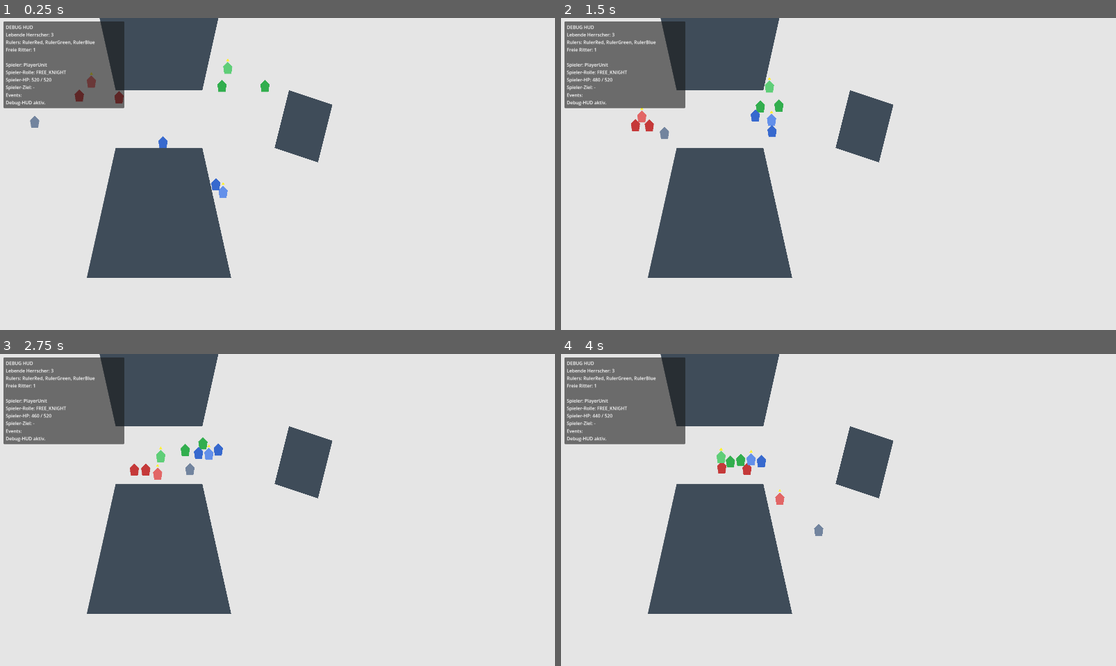
Above: before the commit, frames 1-4 (two rows, left to right).
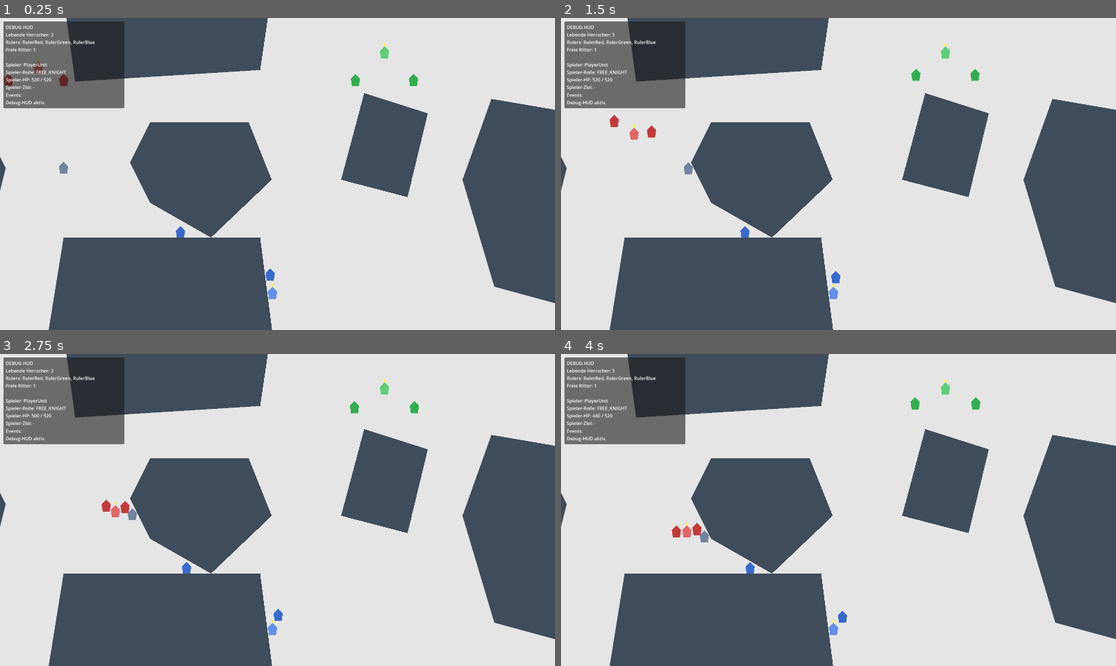
Above: after the commit, the same moments.

Repository: cblab/kingslayer
Game: Godot game, scene res://scenes/Main.tscn
Two runs of this game, one before a commit and one after it. Both use one fixed random seed, a clock stepped at 60 frames per second and the inputs below.
Inputs (mouse positions are in pixels of both pictures, inside the frame that each line leads up to):
- Up to frame 1 (0.25 s): no input
- Up to frame 2 (1.5 s): move the mouse to (960, 158) at 0.52 s; click (960, 158) at 0.67 s; move the mouse to (727, 189) at 1.27 s; click (727, 189) at 1.42 s
- Up to frame 3 (2.75 s): move the mouse to (333, 441) at 2.02 s; click (333, 441) at 2.17 s
- Up to frame 4 (4 s): move the mouse to (810, 572) at 2.77 s; click (810, 572) at 2.92 s; move the mouse to (1005, 556) at 3.52 s; click (1005, 556) at 3.67 s

The runs differ from the first frame. In frame 1, 32% of the frame differs, in the area x 0-100%, y 0-100%; in frame 2, 32%; in frame 3, 32%; in frame 4, 32%.

Commit message:
Expand world whitebox layout and spacing

Diff:
--- a/scenes/World.tscn
+++ b/scenes/World.tscn
@@ -10,16 +10,16 @@
 
 [node name="GroundVisual" type="Polygon2D" parent="Ground"]
 color = Color(0.9, 0.9, 0.9, 1)
-polygon = PackedVector2Array(-1000, -1000, 3000, -1000, 3000, 2000, -1000, 2000)
+polygon = PackedVector2Array(-1400, -1300, 3600, -1300, 3600, 2600, -1400, 2600)
 
 [node name="PlayerUnit" parent="." instance=ExtResource("2_unit_scene")]
-position = Vector2(120, 360)
+position = Vector2(220, 520)
 role = 0
 faction_id = -1
 free_knight_color = Color(0.45, 0.52, 0.62, 1)
 
 [node name="RulerRed" parent="." instance=ExtResource("2_unit_scene")]
-position = Vector2(360, 190)
+position = Vector2(120, 120)
 role = 1
 is_player_controlled = false
 faction_id = 1
@@ -27,7 +27,7 @@
 move_speed = 215.0
 
 [node name="RedGuardA" parent="." instance=ExtResource("2_unit_scene")]
-position = Vector2(300, 260)
+position = Vector2(30, 220)
 role = 2
 is_player_controlled = false
 ruler_path = NodePath("../RulerRed")
@@ -37,7 +37,7 @@
 move_speed = 265.0
 
 [node name="RedGuardB" parent="." instance=ExtResource("2_unit_scene")]
-position = Vector2(435, 245)
+position = Vector2(220, 220)
 role = 2
 is_player_controlled = false
 ruler_path = NodePath("../RulerRed")
@@ -47,7 +47,7 @@
 move_speed = 265.0
 
 [node name="RulerGreen" parent="." instance=ExtResource("2_unit_scene")]
-position = Vector2(840, 160)
+position = Vector2(1330, 120)
 role = 1
 is_player_controlled = false
 faction_id = 2
@@ -55,7 +55,7 @@
 move_speed = 215.0
 
 [node name="GreenGuardA" parent="." instance=ExtResource("2_unit_scene")]
-position = Vector2(770, 240)
+position = Vector2(1230, 220)
 role = 2
 is_player_controlled = false
 ruler_path = NodePath("../RulerGreen")
@@ -65,7 +65,7 @@
 move_speed = 265.0
 
 [node name="GreenGuardB" parent="." instance=ExtResource("2_unit_scene")]
-position = Vector2(915, 240)
+position = Vector2(1430, 220)
 role = 2
 is_player_controlled = false
 ruler_path = NodePath("../RulerGreen")
@@ -75,7 +75,7 @@
 move_speed = 265.0
 
 [node name="RulerBlue" parent="." instance=ExtResource("2_unit_scene")]
-position = Vector2(640, 640)
+position = Vector2(730, 980)
 role = 1
 is_player_controlled = false
 faction_id = 3
@@ -83,7 +83,7 @@
 move_speed = 215.0
 
 [node name="BlueGuardA" parent="." instance=ExtResource("2_unit_scene")]
-position = Vector2(560, 580)
+position = Vector2(620, 900)
 role = 2
 is_player_controlled = false
 ruler_path = NodePath("../RulerBlue")
@@ -93,7 +93,7 @@
 move_speed = 265.0
 
 [node name="BlueGuardB" parent="." instance=ExtResource("2_unit_scene")]
-position = Vector2(720, 580)
+position = Vector2(840, 900)
 role = 2
 is_player_controlled = false
 ruler_path = NodePath("../RulerBlue")
@@ -108,28 +108,55 @@
 
 [node name="Visual" type="Polygon2D" parent="Blockers/BlockerTop"]
 color = Color(0.25, 0.3, 0.35, 1)
-polygon = PackedVector2Array(300, -200, 800, -200, 700, 250, 400, 250)
+polygon = PackedVector2Array(180, -360, 980, -360, 900, 180, 260, 220)
 
 [node name="Collision" type="CollisionPolygon2D" parent="Blockers/BlockerTop"]
-polygon = PackedVector2Array(300, -200, 800, -200, 700, 250, 400, 250)
+polygon = PackedVector2Array(180, -360, 980, -360, 900, 180, 260, 220)
 
 [node name="BlockerBottom" type="StaticBody2D" parent="Blockers"]
 
 [node name="Visual" type="Polygon2D" parent="Blockers/BlockerBottom"]
 color = Color(0.25, 0.3, 0.35, 1)
-polygon = PackedVector2Array(300, 900, 800, 900, 700, 450, 400, 450)
+polygon = PackedVector2Array(120, 1380, 980, 1380, 900, 760, 220, 760)
 
 [node name="Collision" type="CollisionPolygon2D" parent="Blockers/BlockerBottom"]
-polygon = PackedVector2Array(300, 900, 800, 900, 700, 450, 400, 450)
+polygon = PackedVector2Array(120, 1380, 980, 1380, 900, 760, 220, 760)
 
 [node name="BlockerIsland" type="StaticBody2D" parent="Blockers"]
 
 [node name="Visual" type="Polygon2D" parent="Blockers/BlockerIsland"]
 color = Color(0.25, 0.3, 0.35, 1)
-polygon = PackedVector2Array(1000, 250, 1150, 300, 1100, 500, 950, 450)
+polygon = PackedVector2Array(1260, 260, 1480, 330, 1410, 620, 1180, 560)
 
 [node name="Collision" type="CollisionPolygon2D" parent="Blockers/BlockerIsland"]
-polygon = PackedVector2Array(1000, 250, 1150, 300, 1100, 500, 950, 450)
+polygon = PackedVector2Array(1260, 260, 1480, 330, 1410, 620, 1180, 560)
+
+[node name="BlockerWestRidge" type="StaticBody2D" parent="Blockers"]
+
+[node name="Visual" type="Polygon2D" parent="Blockers/BlockerWestRidge"]
+color = Color(0.25, 0.3, 0.35, 1)
+polygon = PackedVector2Array(-420, 300, -120, 240, 20, 520, -70, 880, -360, 820, -520, 560)
+
+[node name="Collision" type="CollisionPolygon2D" parent="Blockers/BlockerWestRidge"]
+polygon = PackedVector2Array(-420, 300, -120, 240, 20, 520, -70, 880, -360, 820, -520, 560)
+
+[node name="BlockerEastRidge" type="StaticBody2D" parent="Blockers"]
+
+[node name="Visual" type="Polygon2D" parent="Blockers/BlockerEastRidge"]
+color = Color(0.25, 0.3, 0.35, 1)
+polygon = PackedVector2Array(1700, 280, 2050, 340, 2200, 700, 2040, 1020, 1710, 930, 1600, 560)
+
+[node name="Collision" type="CollisionPolygon2D" parent="Blockers/BlockerEastRidge"]
+polygon = PackedVector2Array(1700, 280, 2050, 340, 2200, 700, 2040, 1020, 1710, 930, 1600, 560)
+
+[node name="BlockerCenterSpur" type="StaticBody2D" parent="Blockers"]
+
+[node name="Visual" type="Polygon2D" parent="Blockers/BlockerCenterSpur"]
+color = Color(0.25, 0.3, 0.35, 1)
+polygon = PackedVector2Array(520, 360, 860, 360, 940, 560, 730, 760, 520, 640, 450, 500)
+
+[node name="Collision" type="CollisionPolygon2D" parent="Blockers/BlockerCenterSpur"]
+polygon = PackedVector2Array(520, 360, 860, 360, 940, 560, 730, 760, 520, 640, 450, 500)
 
 [node name="DebugHud" type="CanvasLayer" parent="."]
 layer = 10
